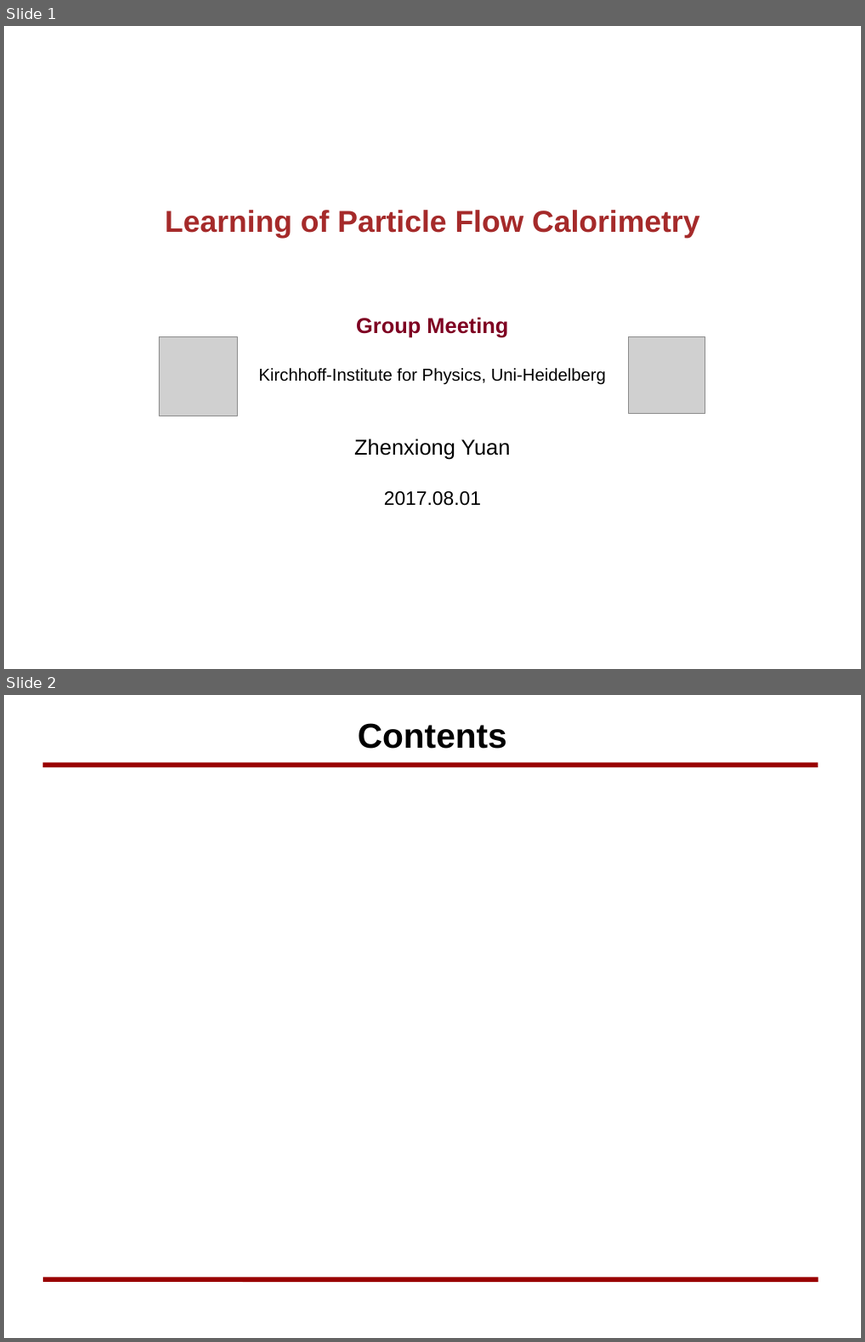
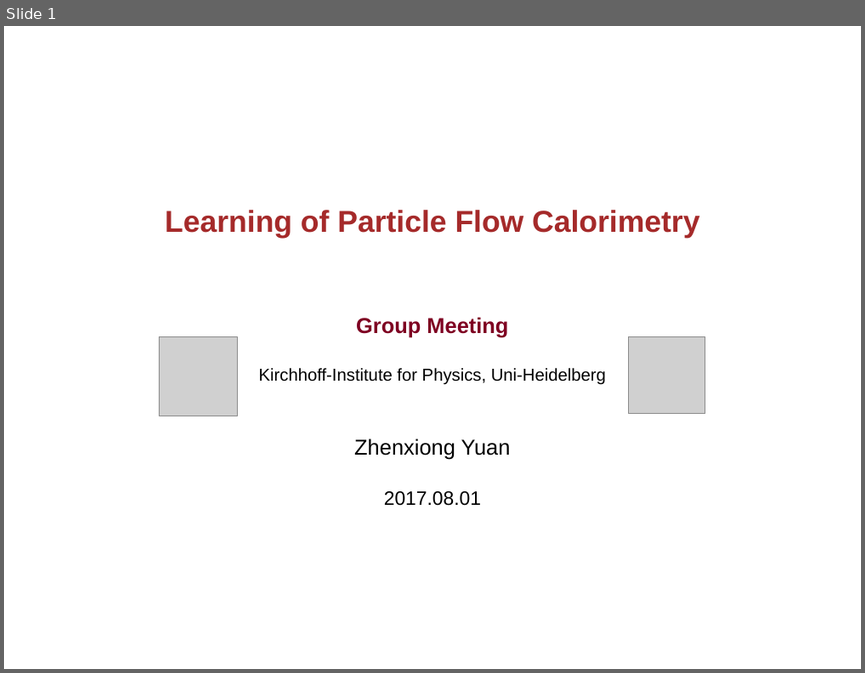
Before and after one commit to yuanzx10/Study, a slide deck: Timelines/Notes_Template.odp. Shown one above the other, each under a label of ours: slides 1 and 2 before the commit, slide 1 after it. The pictures are 865x1342 and 865x673 pixels, drawn with LibreOffice and Linux fonts; fonts in the diff are those of the drawing; grey boxes stand for pictures; background and template pictures are left out. Boxes give left, top, right and bottom in pixels: in the first picture for what was removed or moved away, otherwise in the second. Text is boxed around its words. In the diff, an @@ line names an element or a change of style, - is before the commit and + after.

```diff
--- a/Timelines/Notes_Template.odp
+++ b/Timelines/Notes_Template.odp
@@ slide 2 removed at [4, 695, 861, 1338], background #FFFFFF @@
@@ title removed at [358, 723, 507, 749] @@
-Contents
@@ line removed from (43, 765) to (818, 765) @@
@@ line removed from (43, 1279) to (818, 1279) @@
```
Also in this commit, not shown: 1 other slide removed, 1 other file.
